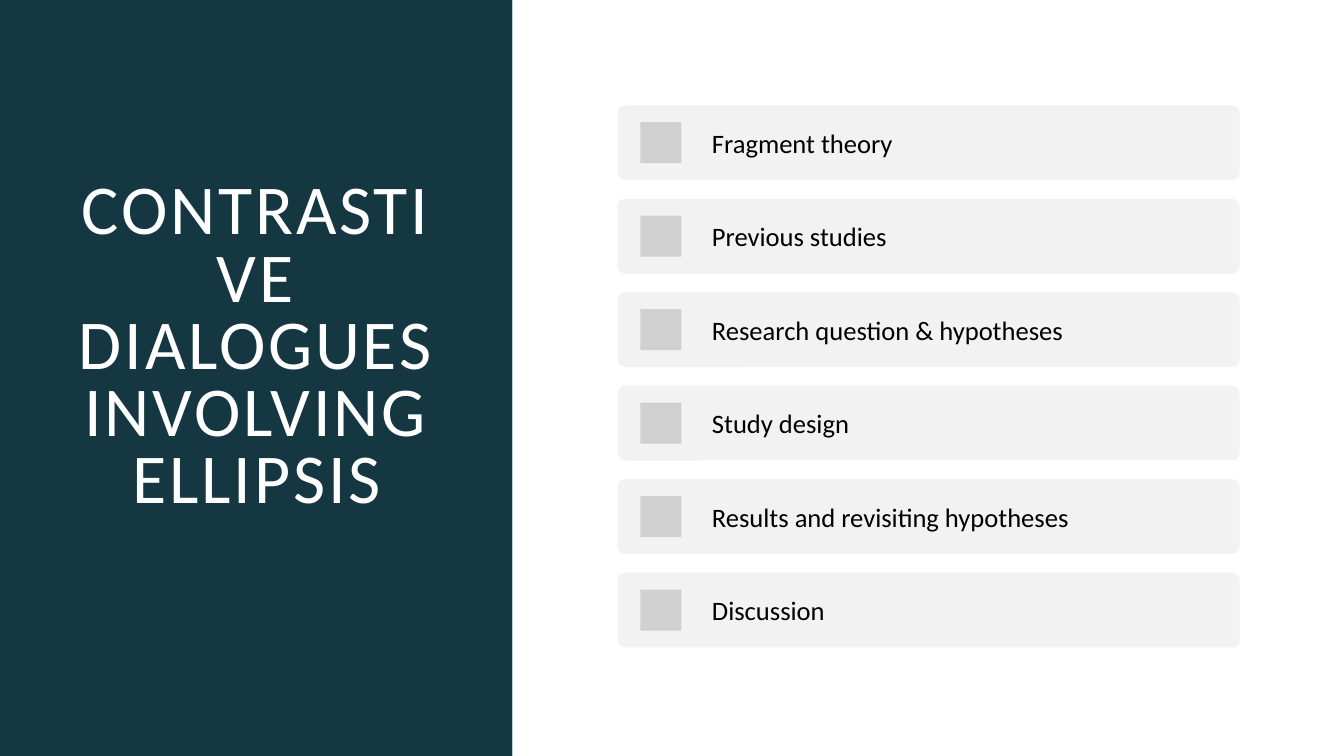
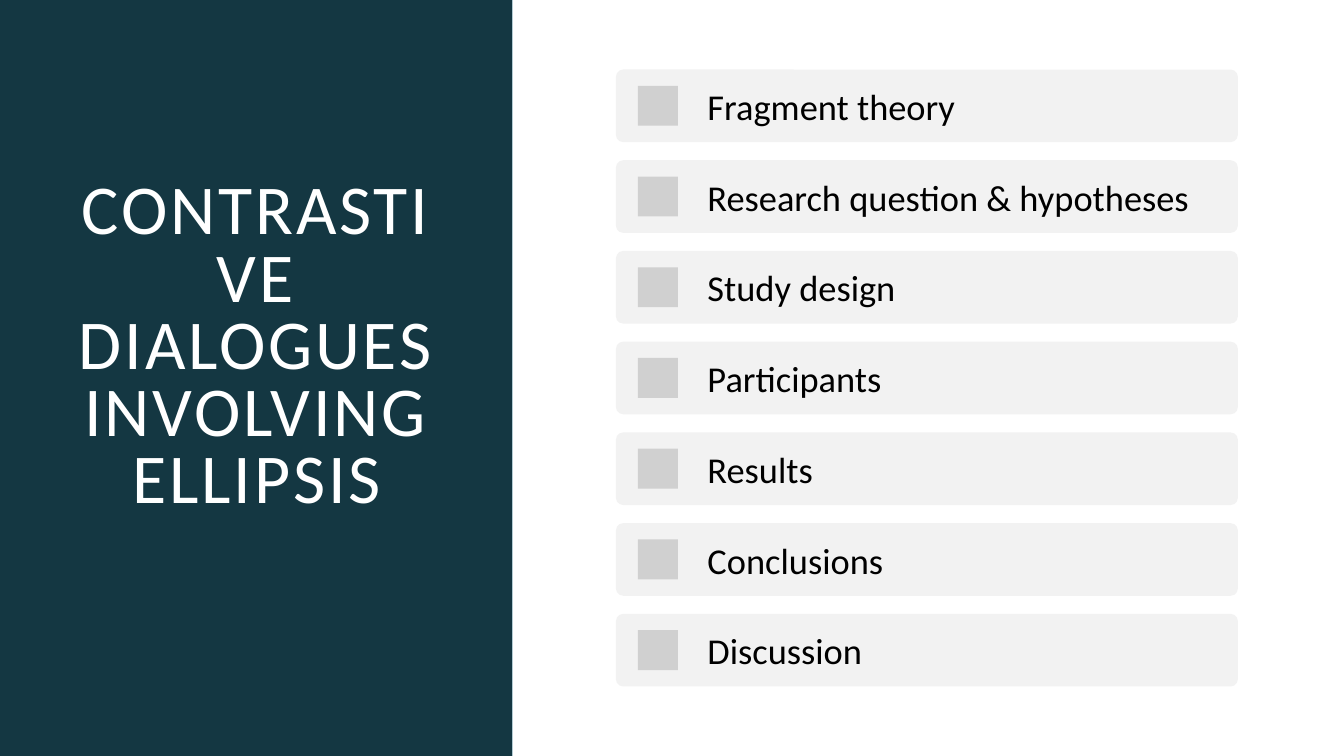
Before and after one commit to miriamschiele/MA, a slide deck: slide 2 of presentation/Miriam Schiele, MA presentation.pptx. Drawn at 1344x756 pixels with LibreOffice and Linux fonts; fonts in the diff are those of the drawing; grey boxes stand for pictures. Boxes give left, top, right and bottom in pixels: in the first picture for what was removed or moved away, otherwise in the second. Text is boxed around its words. In the diff, an @@ line names an element or a change of style, - is before the commit and + after.

```diff
--- a/presentation/Miriam Schiele, MA presentation.pptx
+++ b/presentation/Miriam Schiele, MA presentation.pptx
@@ rounded rectangle: place and size @@
-rounded rectangle at (618,106,1240,180)
+rounded rectangle at (616,70,1238,142)
@@ text "Fragment theory": place and size @@
-text "Fragment theory" at (712,134,892,158)
+text "Fragment theory" at (707,94,955,127)
@@ text "Research question & hypotheses": place and size @@
-text "Research question & hypotheses" at (712,321,1062,345)
+text "Research question & hypotheses" at (707,185,1188,217)
@@ 2 rounded rectangles, 1 picture: place and size @@
-2 rounded rectangles, 1 picture at (618,199,1240,367)
+2 rounded rectangles, 1 picture at (616,160,1238,324)
@@ picture: place and size @@
-picture at (640,310,682,351)
+picture at (638,267,679,308)
@@ size 19 to 26 pt; more space between paragraphs in 4 elements at (707,94,955,127), (707,639,862,665), (707,185,1188,217), (707,275,895,308) @@
@@ text "Study design": place and size @@
-text "Study design" at (712,414,849,438)
+text "Study design" at (707,275,895,308)
@@ rounded rectangle: place and size @@
-rounded rectangle at (618,386,1240,461)
+rounded rectangle at (616,342,1238,414)
@@ text at (707,457,812,484): text changed; size 19 to 26 pt @@
-Results and revisiting hypotheses
+Results
@@ rounded rectangle: place and size @@
-rounded rectangle at (618,479,1240,554)
+rounded rectangle at (616,523,1238,596)
@@ group removed at (640,122,887,631): 4 pictures, 1 text @@
-Previous studies
@@ rounded rectangle: place and size @@
-rounded rectangle at (618,573,1240,647)
+rounded rectangle at (616,614,1238,687)
@@ text "Discussion": place and size @@
-text "Discussion" at (712,601,825,621)
+text "Discussion" at (707,639,862,665)
@@ group added at (616,86,1238,670): 5 pictures, 2 texts, 1 rounded rectangle @@
+Participants
+Conclusions
```
Also in this commit, not shown: 17 other slides changed, 12 slides added, 14 slides removed, 3 other files.
